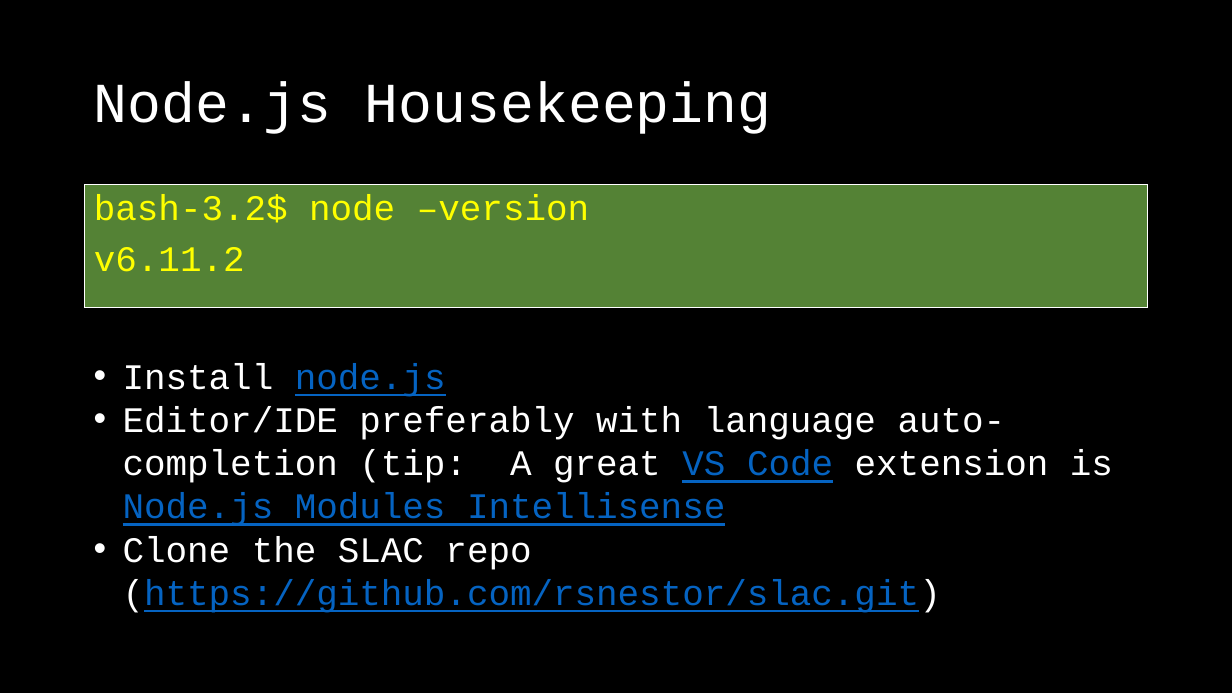
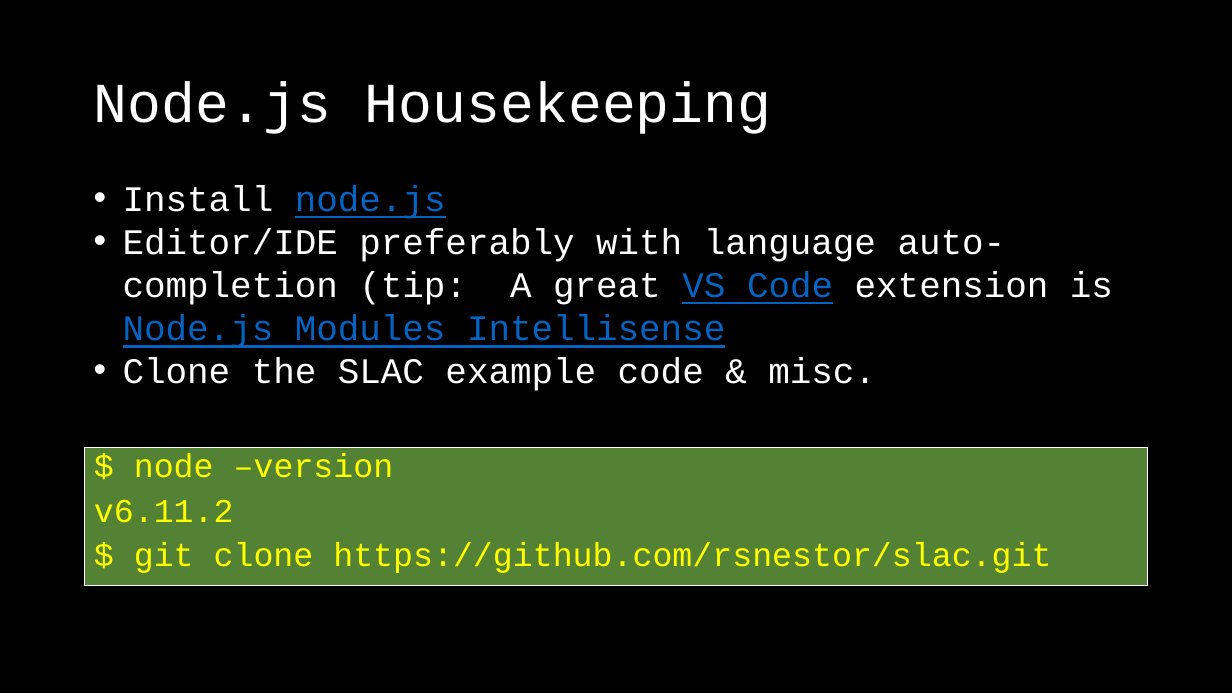
Before and after one commit to rsnestor/slac, a slide deck: slide 4 of doc/slac_slides.pptx. Drawn at 1232x693 pixels with LibreOffice and Linux fonts; fonts in the diff are those of the drawing. Boxes give left, top, right and bottom in pixels: in the first picture for what was removed or moved away, otherwise in the second. Text is boxed around its words. In the diff, an @@ line names an element or a change of style, - is before the commit and + after.

Commit message:
example tuning

```diff
--- a/doc/slac_slides.pptx
+++ b/doc/slac_slides.pptx
@@ text "Install node.js": place and size @@
-text "Install node.js" at bbox=[123, 364, 1113, 613]
+text "Install node.js" at bbox=[123, 185, 1113, 391]
@@ text at bbox=[123, 358, 876, 391]: text changed; text colour #0563C1 to #FFFFFF @@
-• Clone the SLAC repo (https://github.com/rsnestor/slac.git)
+• Clone the SLAC example code & misc.
@@ text "$ node –version": place and size @@
-text "$ node –version" at bbox=[85, 185, 1148, 309]
+text "$ node –version" at bbox=[85, 447, 1148, 586]
@@ text at bbox=[134, 453, 394, 478]: text changed; size 28 to 25.9 pt @@
-bash-3.2$ node –version
+$ node –version
@@ text at bbox=[94, 500, 234, 523]: size 28 to 25.9 pt in "v6.11.2"; line spacing 0.9 to 0.8 @@
@@ text at bbox=[134, 542, 1051, 573]: paragraph added @@
+$ git clone https://github.com/rsnestor/slac.git
```
Also in this commit, not shown: 4 other slides changed, 10 slides added, 1 slide removed, 9 other files.
